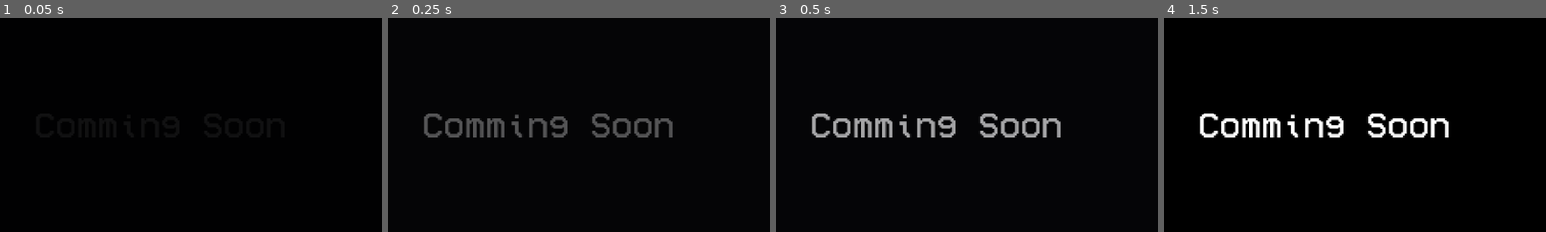
Above: before the commit, frames 1-4 (left to right).
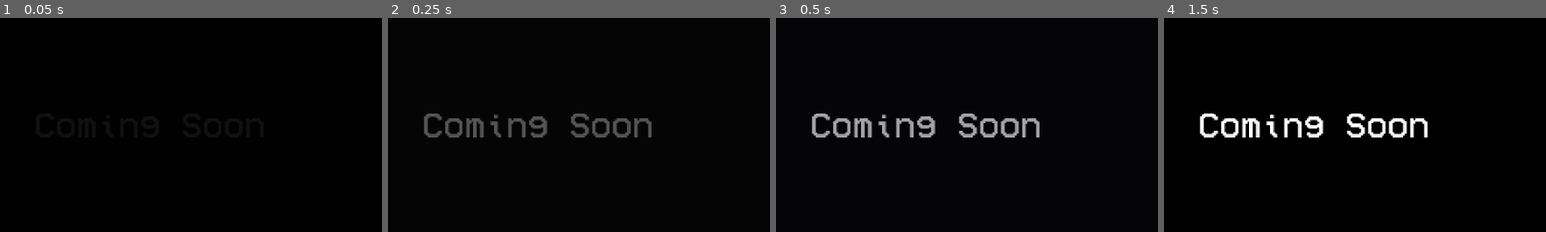
Above: after the commit, the same moments.

Repository: WHPproductions/looping-life--dimensional-escape
Game: Godot game, scene res://Scene/cooming_soon.tscn
Same seed, same stepped clock (60 frames per second), same inputs: the game is played once before the commit and once after it. This scene is started directly instead of the project's main scene.
Inputs:
- Up to frame 1 (0.05 s): no input
- Up to frame 2 (0.25 s): no input
- Up to frame 3 (0.5 s): no input
- Up to frame 4 (1.5 s): tap Enter (ui_accept) at 0.5, 1.35 s; hold Right (ui_right) 0.53-1.28 s; hold Enter (ui_accept) 0.53-1.28 s; hold Down (ui_down) from 1.28 s (still down)
The pictures show only the part of the screen within x 29-79%, y 25-75%; the shares and areas given below are measured in that part.

The runs differ from the first frame. In frame 2, 2.0% of the frame differs, in the area x 26-75%, y 44-56%; in frame 3, 2.2%; in frame 4, 2.4%, in the area x 25-75%, y 44-57%.

Commit message:
Refactor and update scene resources, fix typos, and adjust export settings

Diff:
--- a/Scene/cooming_soon.tscn
+++ b/Scene/cooming_soon.tscn
@@ -21,7 +21,7 @@
 grow_vertical = 2
 theme_override_fonts/font = ExtResource("2_leo5g")
 theme_override_font_sizes/font_size = 27
-text = "Comming Soon"
+text = "Coming Soon"
 
 [node name="Timer" type="Timer" parent="."]
 wait_time = 5.0
--- a/Scene/main_world.gd
+++ b/Scene/main_world.gd
@@ -5,7 +5,7 @@
 @onready var camera: Camera2D = %Camera
 @onready var flashlight: PointLight2D = %Flashlight
 
-#region Progress Story Signals (Untuk adegan di parent)
+#region Story Progression Signals (Untuk adegan di parent)
 
 var adegan_awal_belum := true
 var terbunuh_pertama_belum := true
@@ -48,11 +48,12 @@
 	if Input.is_action_just_pressed("main_menu"):
 		$DeadScene/heart/Fade.fade("res://Scene/main_menu.tscn")
 
-	# kalau pencet backspace, bakal ngebunuh si player.
+	# kalau pencet spasi, bakal ngebunuh si player.
 	if $%LingkaranSihir.lingkaran_sihir == true:
 		if event.is_action_pressed("ui_accept") and is_player_can_kill_herself:
 			player.kill_by_env()
-			$Object/LastDoor.queue_free()
+			if $Object/LastDoor:
+				$Object/LastDoor.queue_free()
 
 			# Mulai adegan
 			if lingkaran_sudah_aktivasi_dan_player_bundir_belum:
--- a/game.gd
+++ b/game.gd
@@ -13,7 +13,7 @@
 		5.0,
 	],
 	[
-		"Ada apa diluar? Dimana aku?",
+		"Ada apa di luar? Dimana aku?",
 		5.0,
 	],
 	[
@@ -27,7 +27,7 @@
 		3.0,
 	],
 	[
-		"Apa? kenapa aku masih hidup?",
+		"Apa? Kenapa aku masih hidup?",
 		5.0,
 	],
 	[
--- a/project.godot
+++ b/project.godot
@@ -13,6 +13,7 @@
 config/name="Looping Life: Dimensional Escape"
 run/main_scene="uid://1j1jrk15f5qa"
 config/features=PackedStringArray("4.4", "GL Compatibility")
+run/max_fps=60
 config/icon="uid://oaosed31ec35"
 
 [autoload]
Not shown: 1 places in Scene/cooming_soon.tscn that only renumber resources
Not shown: 1 places in Scene/game_over.tscn that only renumber resources
Not shown, added: desktop.ini
Not shown, changed: export_presets.cfg
Not shown: 1 places in game.tscn that only renumber resources
